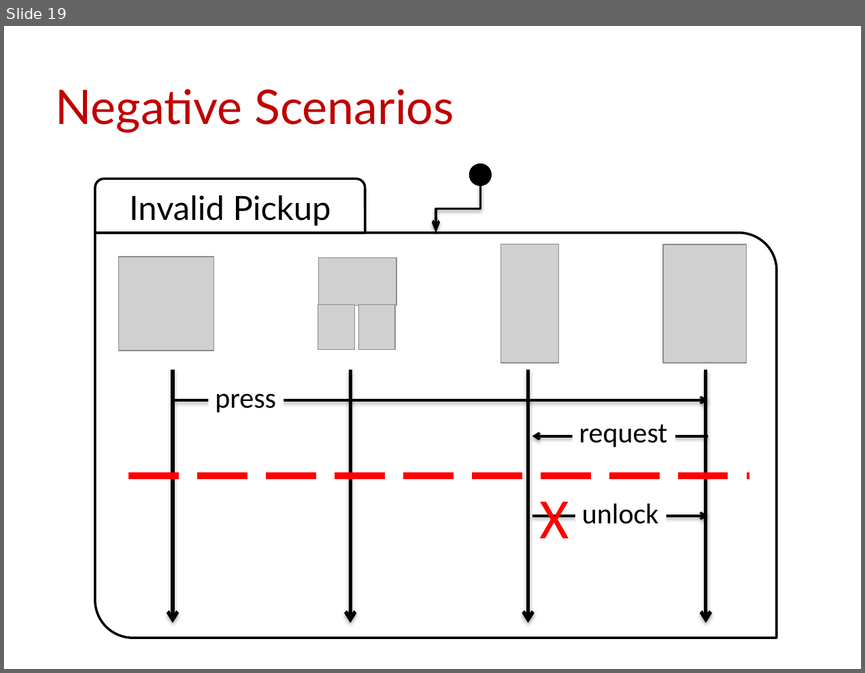
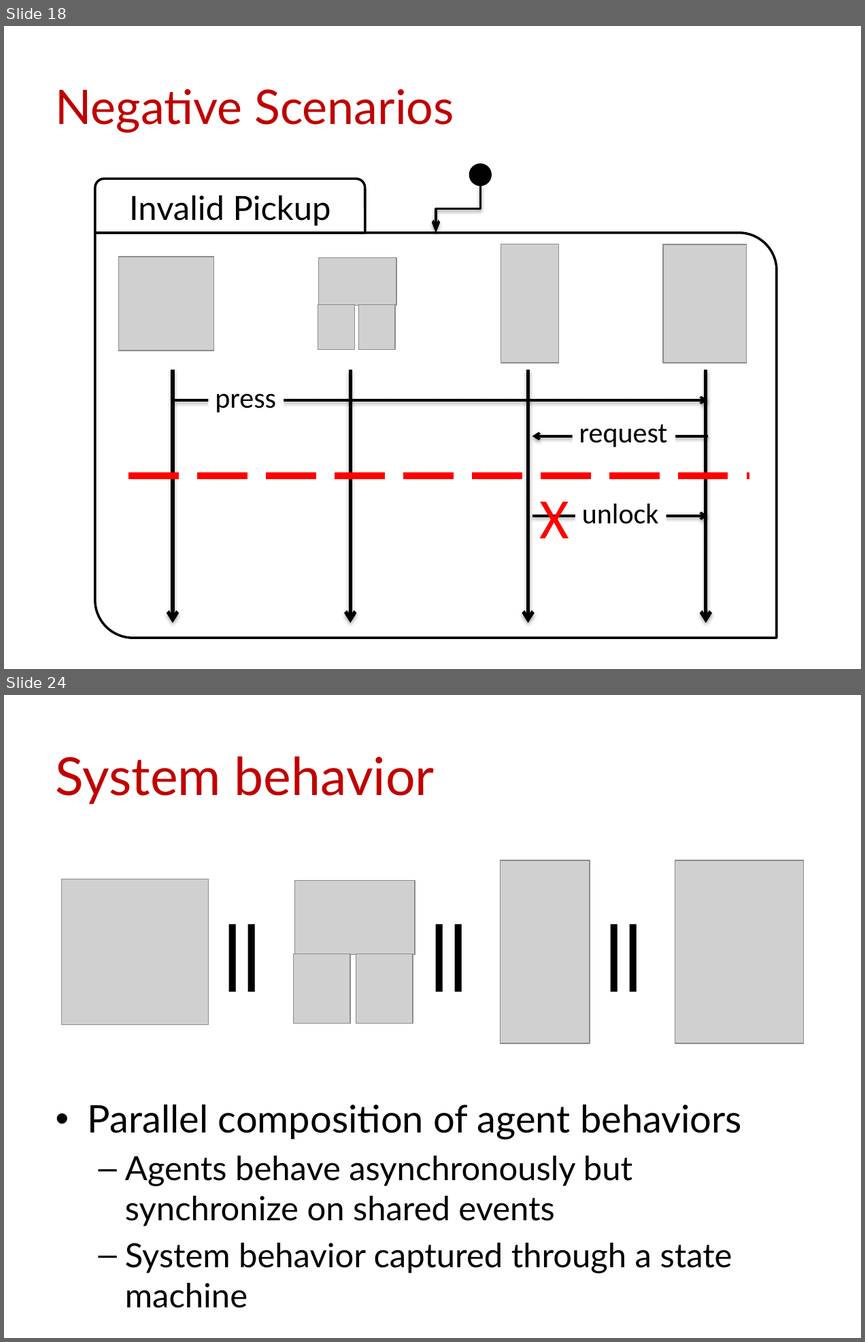
Before and after one commit to blambeau/phd, a slide deck: public-defense/slides.pptx. Shown one above the other, each under a label of ours: slide 19 before the commit, slides 18 and 24 after it; the slides between them are not shown. The pictures are 865x673 and 865x1342 pixels, drawn with LibreOffice and Linux fonts; fonts in the diff are those of the drawing; grey boxes stand for pictures. Boxes give left, top, right and bottom in pixels: in the first picture for what was removed or moved away, otherwise in the second. Text is boxed around its words. In the diff, an @@ line names an element or a change of style, - is before the commit and + after.

```diff
--- a/public-defense/slides.pptx
+++ b/public-defense/slides.pptx
@@ slide 24 added at (4,695,861,1338), background #FFFFFF @@
@@ title added at (56,756,434,804), 44 pt, text #C00000 @@
+System behavior
@@ group added at (61,860,804,1044): 6 pictures, 3 texts @@
+||
+||
+||
@@ text added at (88,1104,742,1308), 28 pt, text #000000 @@
+• Parallel composition of agent behaviors
+  – Agents behave asynchronously but synchronize on shared events
+  – System behavior captured through a state machine
@@ what was slide 19 is now slide 18 @@
```
Also in this commit, not shown: 6 slides changed, 7 other slides added, 2 other files.
